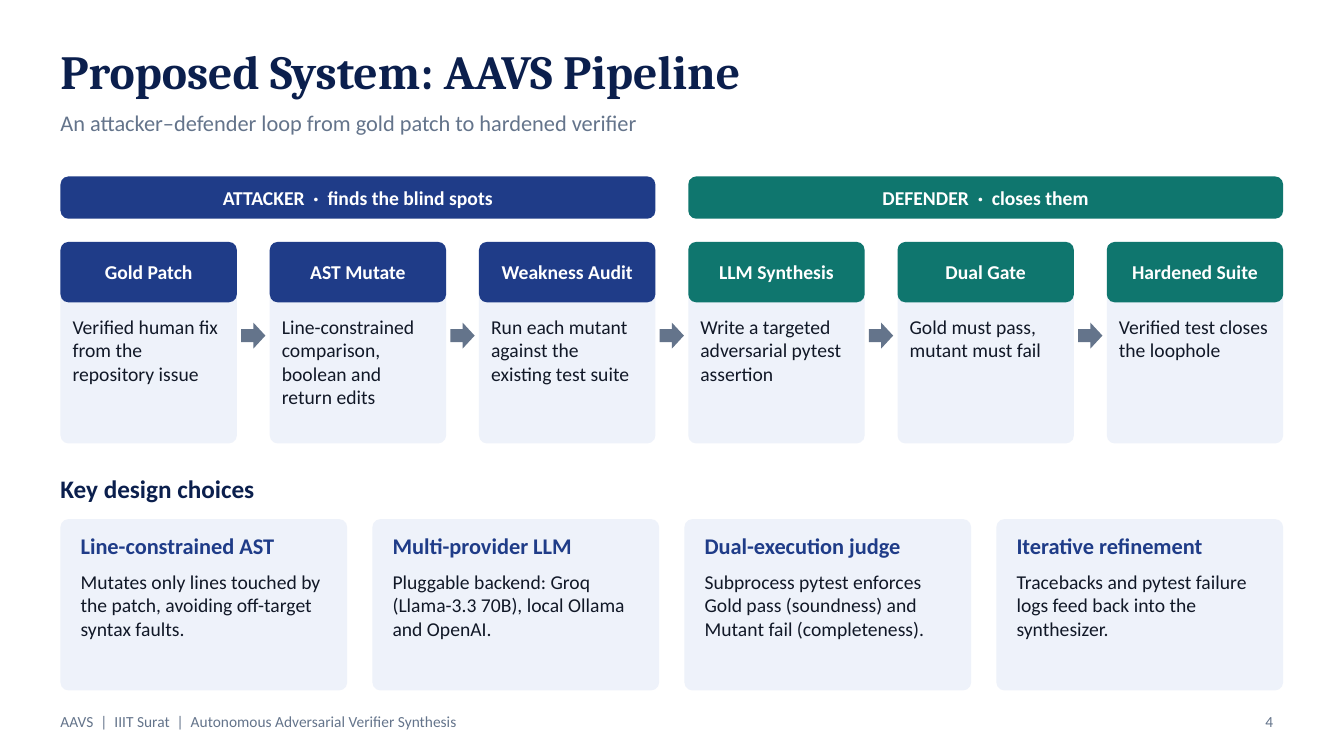
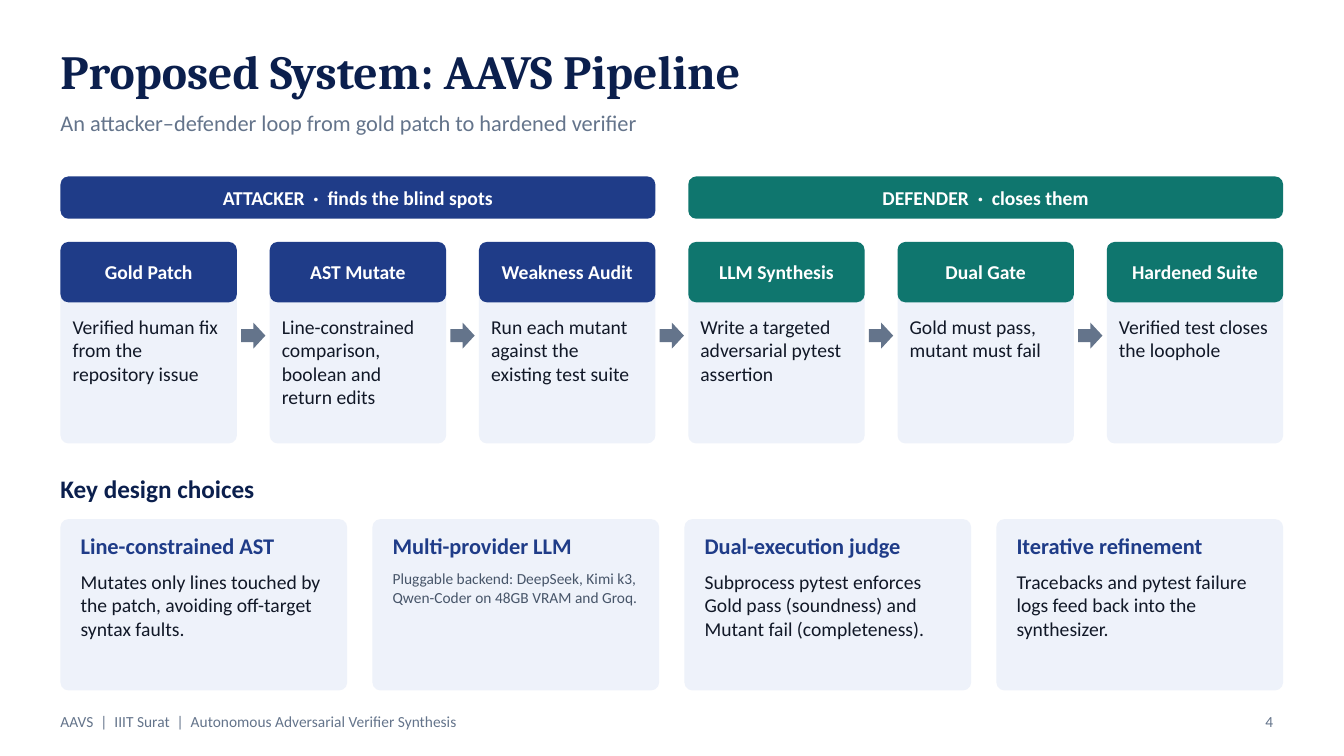
Before and after one commit to Jeevant010/Autonomous_Code_Validator, a slide deck: slide 4 of presentation/Autonomous_Code_Validator_Presentation.pptx. Drawn at 1344x756 pixels with LibreOffice and Linux fonts; fonts in the diff are those of the drawing; background and template pictures are left out. Boxes give left, top, right and bottom in pixels: in the first picture for what was removed or moved away, otherwise in the second. Text is boxed around its words. In the diff, an @@ line names an element or a change of style, - is before the commit and + after.

Commit message:
docs: update report and slides with Diksha Rangwani Ma'am, CDAC 48GB VRAM compute, and quantized open-source models

```diff
--- a/presentation/Autonomous_Code_Validator_Presentation.pptx
+++ b/presentation/Autonomous_Code_Validator_Presentation.pptx
@@ text at <box>393,573,637,606</box>: text changed; size 14 to 11 pt; text colour #111827 to #475569 @@
-Pluggable backend: Groq (Llama-3.3 70B), local Ollama and OpenAI.
+Pluggable backend: DeepSeek, Kimi k3, Qwen-Coder on 48GB VRAM and Groq.
```
Also in this commit, not shown: 4 other slides changed, 2 other files.
